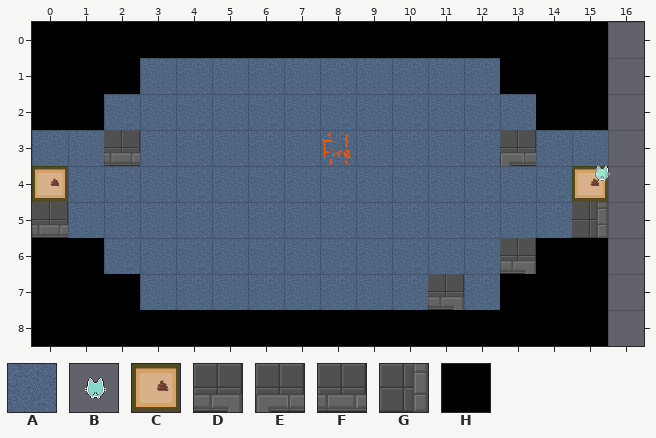
A Tiled map (JSON) gets an edit: assets/tiled/d1_7.json. The first picture shows the starting point.
Cells are 64x64 px. Shown: x 0..16, y 0..8.
Key: from "room_tileset": A 25, B 26, C 30, D 50, E 51, F 52, G 53, H 113.
_ is an empty cell.
Objects are placed by their top-left corner, in cells (3,4 is the top-left corner of cell 3,4); size is 1x1 cell unless given.
Layers that did not change in this view are not listed.
Layer "background" before, first column x 0:
0 AAAAAAAAAAAAAAAA_
1 AAAAAAAAAAAAAAAA_
2 AAAAAAAAAAAAAAAA_
3 AAFAAAAAAAAAAEAA_
4 AAAAAAAAAAAAAAAA_
5 FAAAAAAAAAAAAAAG_
6 AAAAAAAAAAAAADAA_
7 AAAAAAAAAAADAAAA_
8 AAAAAAAAAAAAAAAA_
Objects on layer "portals" before:
C "d1_6" at 0,4
C "d1_8" at 15,4
Objects on layer "player" before:
B "Player" at 15.3,3.7
After the commit:
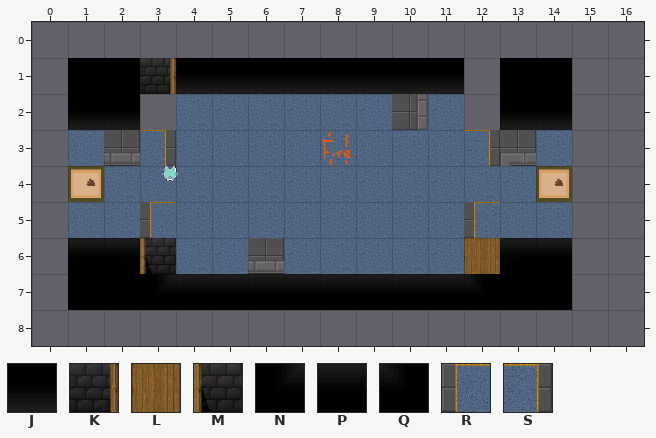
Further tiles: from "room_tileset": J 88, K 117, L 118, M 119, N 162, P 163, Q 164, R 165, S 166.
Difference:
Layer "background":
y 0: x 0..15 AAAAAAAAAAAAAAAA -> ________________
y 1: x 0 A -> _; x 3..12 AAAAAAAAAA -> KJJJJJJJJ_; x 15 A -> _
y 2: x 0..3 AAAA -> _JJ_; x 10 A -> G; x 12..15 AAAA -> _JJ_
y 3: x 0 A -> _; x 3 A -> S; x 12 A -> S; x 15 A -> _
y 4: x 0 A -> _; x 15 A -> _
y 5: x 0 F -> _; x 3 A -> R; x 12 A -> R; x 15 G -> _
y 6: x 0..3 AAAA -> _PPM; x 6 A -> F; x 12..15 ADAA -> LPP_
y 7: x 0 A -> _; x 3..12 AAAAAAAADA -> NPPPPPPPPQ; x 15 A -> _
y 8: x 0..15 AAAAAAAAAAAAAAAA -> ________________
Layer "holes":
removed: H at 14,0
removed: H at 15,0
removed: H at 9,0
removed: H at 10,0
removed: H at 11,0
removed: H at 12,0
removed: H at 13,0
removed: H at 4,0
removed: H at 5,0
removed: H at 6,0
removed: H at 7,0
removed: H at 8,0
removed: H at 3,0
removed: H at 0,0
removed: H at 1,0
removed: H at 2,0
removed: H at 15,1
removed: H at 0,1
removed: H at 0,2
removed: H at 1,2
removed: H at 15,2
removed: H at 14,2
removed: H at 0,6
removed: H at 1,6
removed: H at 15,6
removed: H at 14,6
removed: H at 0,7
removed: H at 15,7
removed: H at 0,8
removed: H at 1,8
removed: H at 2,8
removed: H at 3,8
removed: H at 4,8
removed: H at 5,8
removed: H at 6,8
removed: H at 7,8
removed: H at 8,8
removed: H at 9,8
removed: H at 10,8
removed: H at 11,8
removed: H at 12,8
removed: H at 13,8
removed: H at 14,8
removed: H at 15,8
Layer "portals":
changed: C "d1_6" at 0,4 -> C "d1_6" at 1,4
changed: C "d1_8" at 15,4 -> C "d1_8" at 14,4
Layer "player":
changed: B "Player" at 15.3,3.7 -> B "Player" at 3.3,3.7
Where, in picture pixels (left, top, right, bottom), the same in both pictures:
changed: (32, 22, 610, 346)
